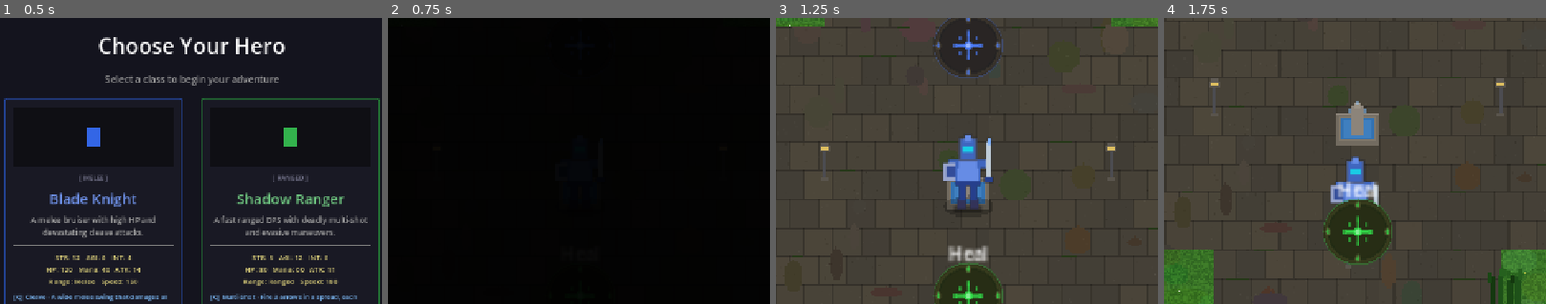
Above: before the commit, frames 1-4 (left to right).
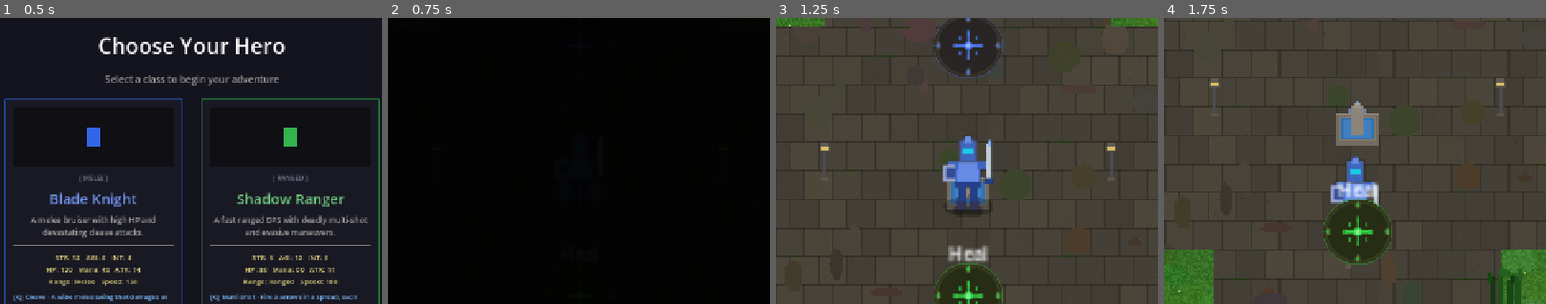
Above: after the commit, the same moments.

Repository: slxny/legends-open-rpg
Game: Godot game, scene res://scenes/main.tscn
Two runs of this game, one before a commit and one after it. Both use one fixed random seed, a clock stepped at 60 frames per second and the inputs below.
Inputs (mouse positions are % of the whole screen's width and height, from its top left):
- Up to frame 1 (0.5 s): no input
- Up to frame 2 (0.75 s): click "SELECT" at 0.5 s
- Up to frame 3 (1.25 s): no input
- Up to frame 4 (1.75 s): tap Enter at 1.25 s; drag from (7, 92) to (50, 66) at 1.27 s
The pictures show only the part of the screen within x 25-75%, y 17-67%; the shares and areas given below are measured in that part.

Frame 1 is identical in both runs. In frame 3, 0.5% of the frame differs, in the area x 43-57%, y 41-60%; in frame 4, nothing differs.

Commit message:
Add hero idle animations and flickering wall torches
Hero idle animations:
- Subtle breathing loop (scale pulse) when standing still
- Random fidgets every 4-9 seconds: look around, weapon check,
  stretch, head scratch
- Properly stops on movement or attack without conflicting with
  existing tween-based combat animations

Fortress wall torches:
- New wall_torch sprite (8x16 bracket + layered flame)
- Placed every 84px along all four fortress walls (skipping gates)
- Each torch has a 3-phase flickering animation with randomized
  durations so they don't sync up

https://claude.ai/code/session_012os551rq58VMUGcUPanefS

Diff:
--- a/scenes/player/player.gd
+++ b/scenes/player/player.gd
@@ -46,6 +46,13 @@
 var _slow_factor: float = 1.0  # 1.0 = normal, < 1.0 = slowed
 var _slow_timer: float = 0.0
 var _effect_vfx: Sprite2D = null  # Visual indicator for active status effect
+
+# Idle animations — breathing and random fidgets when standing still
+var _idle_breathe_tween: Tween = null
+var _idle_fidget_tween: Tween = null
+var _idle_time: float = 0.0
+var _idle_fidget_next: float = 0.0  # Countdown to next fidget
+var _is_idle_animating: bool = false  # True during a fidget animation
 
 # Sprite upgrade milestones: level -> texture key suffix
 const SPRITE_UPGRADE_LEVELS: Array[int] = [5, 10, 15, 20, 25, 30, 35, 40, 45, 50]
@@ -380,12 +387,23 @@
 
 func _update_walk_anim(delta: float) -> void:
 	if _is_attack_animating:
-		return  # Attack tweens own the sprite
+		# Kill idle tweens but don't reset transforms — attack tween owns them
+		if _idle_breathe_tween and _idle_breathe_tween.is_valid():
+			_idle_breathe_tween.kill()
+			_idle_breathe_tween = null
+		if _idle_fidget_tween and _idle_fidget_tween.is_valid():
+			_idle_fidget_tween.kill()
+			_idle_fidget_tween = null
+		_is_idle_animating = false
+		_idle_time = 0.0
+		return
 
 	var speed_ratio = velocity.length() / max(stats.get_total_move_speed(), 1.0)
 	var frames = _walk_frames.get(_facing_cat, []) as Array
 
 	if speed_ratio > 0.15 and frames.size() == 3:
+		# Moving — stop idle animations and reset transforms
+		_stop_idle_anims()
 		# Advance walk timer — speed scales the animation rate
 		_walk_anim_time += delta * WALK_FPS * clampf(speed_ratio, 0.5, 1.2)
 		# 4-frame cycle: idle(0) -> stride1(1) -> passing(2) -> stride2(3)
@@ -404,6 +422,81 @@
 			_walk_anim_time = 0.0
 			if _idle_texture:
 				sprite.texture = _idle_texture
+		# Idle animations — breathing + occasional fidgets
+		_idle_time += delta
+		if not _idle_breathe_tween or not _idle_breathe_tween.is_valid():
+			_start_idle_breathe()
+		_idle_fidget_next -= delta
+		if _idle_fidget_next <= 0.0 and not _is_idle_animating:
+			_play_idle_fidget()
+			_idle_fidget_next = randf_range(4.0, 9.0)
+
+func _stop_idle_anims() -> void:
+	var was_active = _is_idle_animating or (_idle_breathe_tween and _idle_breathe_tween.is_valid())
+	if _idle_breathe_tween and _idle_breathe_tween.is_valid():
+		_idle_breathe_tween.kill()
+		_idle_breathe_tween = null
+	if _idle_fidget_tween and _idle_fidget_tween.is_valid():
+		_idle_fidget_tween.kill()
+		_idle_fidget_tween = null
+	if was_active:
+		sprite.scale = Vector2.ONE
+		sprite.position = Vector2.ZERO
+	_is_idle_animating = false
+	_idle_time = 0.0
+	_idle_fidget_next = randf_range(4.0, 9.0)
+
+func _start_idle_breathe() -> void:
+	if _idle_breathe_tween and _idle_breathe_tween.is_valid():
+		return
+	_idle_breathe_tween = create_tween().set_loops()
+	_idle_breathe_tween.tween_property(sprite, "scale", Vector2(1.02, 0.98), 0.9).set_trans(Tween.TRANS_SINE)
+	_idle_breathe_tween.tween_property(sprite, "scale", Vector2(0.99, 1.01), 0.9).set_trans(Tween.TRANS_SINE)
+
+func _play_idle_fidget() -> void:
+	if _is_attack_animating or _is_idle_animating:
+		return
+	_is_idle_animating = true
+	# Pause breathing while fidgeting (both modify scale)
+	if _idle_breathe_tween and _idle_breathe_tween.is_valid():
+		_idle_breathe_tween.kill()
+		_idle_breathe_tween = null
+	_idle_fidget_tween = create_tween()
+	var fidget = randi() % 4
+	match fidget:
+		0:  # Look around — glance to one side then back
+			var orig_flip = sprite.flip_h
+			_idle_fidget_tween.tween_interval(0.1)
+			_idle_fidget_tween.tween_callback(func(): sprite.flip_h = not orig_flip)
+			_idle_fidget_tween.tween_interval(0.7)
+			_idle_fidget_tween.tween_callback(func(): sprite.flip_h = orig_flip)
+		1:  # Weapon ready — quick draw check and sheathe
+			_idle_fidget_tween.tween_property(sprite, "position", Vector2(0, -2), 0.1)
+			_idle_fidget_tween.parallel().tween_property(sprite, "scale", Vector2(1.05, 0.97), 0.1)
+			_idle_fidget_tween.tween_interval(0.35)
+			_idle_fidget_tween.tween_property(sprite, "position", Vector2.ZERO, 0.15)
+			_idle_fidget_tween.parallel().tween_property(sprite, "scale", Vector2.ONE, 0.15)
+		2:  # Stretch — reach up then settle
+			_idle_fidget_tween.tween_property(sprite, "scale", Vector2(0.92, 1.08), 0.25).set_trans(Tween.TRANS_SINE)
+			_idle_fidget_tween.parallel().tween_property(sprite, "position", Vector2(0, -2), 0.25)
+			_idle_fidget_tween.tween_interval(0.15)
+			_idle_fidget_tween.tween_property(sprite, "scale", Vector2(1.04, 0.96), 0.15)
+			_idle_fidget_tween.parallel().tween_property(sprite, "position", Vector2(0, 1), 0.15)
+			_idle_fidget_tween.tween_property(sprite, "scale", Vector2.ONE, 0.2)
+			_idle_fidget_tween.parallel().tween_property(sprite, "position", Vector2.ZERO, 0.2)
+		3:  # Head scratch — lean to one side with small oscillations
+			_idle_fidget_tween.tween_property(sprite, "position", Vector2(2, -1), 0.12)
+			_idle_fidget_tween.parallel().tween_property(sprite, "scale", Vector2(1.03, 0.98), 0.12)
+			_idle_fidget_tween.tween_property(sprite, "position", Vector2(2, 0), 0.08)
+			_idle_fidget_tween.tween_property(sprite, "position", Vector2(2, -1), 0.08)
+			_idle_fidget_tween.tween_property(sprite, "position", Vector2(2, 0), 0.08)
+			_idle_fidget_tween.tween_property(sprite, "position", Vector2.ZERO, 0.15)
+			_idle_fidget_tween.parallel().tween_property(sprite, "scale", Vector2.ONE, 0.15)
+	# Resume breathing after fidget completes
+	_idle_fidget_tween.tween_callback(func():
+		_is_idle_animating = false
+		_start_idle_breathe()
+	)
 
 const ZOOM_MIN := Vector2(1.5, 1.5)
 const ZOOM_MAX := Vector2(5.0, 5.0)
--- a/scenes/world/regions/havens_rest.gd
+++ b/scenes/world/regions/havens_rest.gd
@@ -378,6 +378,15 @@
 	_add_town_building(town, Vector2(280, -220), "chapel_building")
 	_add_building_label(town, Vector2(280, -190), "Chapel")
 
+	# ---- Wall torches along the fortress walls ----
+	for wx in range(-420, 421, 84):
+		_add_wall_torch(town, Vector2(wx, -375))   # North wall
+		_add_wall_torch(town, Vector2(wx, 365))    # South wall
+	for wy in range(-320, 321, 84):
+		if abs(wy) > 70:  # Skip gate openings
+			_add_wall_torch(town, Vector2(-475, wy))  # West wall
+			_add_wall_torch(town, Vector2(455, wy))    # East wall
+
 	# ---- Lamp posts along the main roads ----
 	for lx in [-160, -80, 80, 160]:
 		_add_town_building(town, Vector2(lx, -5), "lamp_post")
@@ -434,6 +443,25 @@
 	label.horizontal_alignment = HORIZONTAL_ALIGNMENT_CENTER
 	label.custom_minimum_size = Vector2(50, 0)
 	parent.add_child(label)
+
+func _add_wall_torch(parent: Node2D, pos: Vector2) -> void:
+	var spr = Sprite2D.new()
+	spr.position = pos
+	spr.texture_filter = CanvasItem.TEXTURE_FILTER_NEAREST
+	spr.texture = SpriteGenerator.get_texture("wall_torch")
+	spr.z_index = 1
+	parent.add_child(spr)
+	# Flickering animation — randomized durations so torches don't sync
+	var tween = spr.create_tween().set_loops()
+	var d1 = randf_range(0.12, 0.22)
+	var d2 = randf_range(0.1, 0.2)
+	var d3 = randf_range(0.08, 0.18)
+	tween.tween_property(spr, "modulate", Color(1.1, 0.9, 0.55), d1)
+	tween.parallel().tween_property(spr, "scale", Vector2(1.0, randf_range(0.9, 1.05)), d1)
+	tween.tween_property(spr, "modulate", Color(1.0, 0.75, 0.4), d2)
+	tween.parallel().tween_property(spr, "scale", Vector2(0.95, randf_range(0.85, 1.0)), d2)
+	tween.tween_property(spr, "modulate", Color(1.2, 0.85, 0.45), d3)
+	tween.parallel().tween_property(spr, "scale", Vector2(1.05, randf_range(0.95, 1.1)), d3)
 
 # ============================================================
 # DECORATIONS: Dense SC:BW jungle foliage
--- a/scripts/autoloads/sprite_generator.gd
+++ b/scripts/autoloads/sprite_generator.gd
@@ -47,8 +47,8 @@
 	names.append_array(["town_wall_h", "watch_tower", "town_fountain",
 		"shop_building", "armory_building", "inn_building", "barracks_building",
 		"stable_building", "chapel_building", "tavern_building",
-		"crate_stack", "barrel", "well", "lamp_post", "woodworking_bench",
-		"town_hall", "landing_pad"])
+		"crate_stack", "barrel", "well", "lamp_post", "wall_torch",
+		"woodworking_bench", "town_hall", "landing_pad"])
 	# Environment decorations
 	names.append_array(["tree_jungle", "tree_small", "tree_dead", "rock",
 		"rock_large", "bush", "flowers", "grass_tuft", "grass_tuft_tall",
@@ -133,8 +133,8 @@
 	for n in ["shop_building", "armory_building", "town_hall", "landing_pad", "hatchery",
 			"barracks_building", "inn_building", "watch_tower", "town_fountain",
 			"stable_building", "chapel_building", "tavern_building",
-			"crate_stack", "barrel", "well", "lamp_post", "town_wall_h",
-			"woodworking_bench"]:
+			"crate_stack", "barrel", "well", "lamp_post", "wall_torch",
+			"town_wall_h", "woodworking_bench"]:
 		_asset_dirs[n] = "buildings"
 	# Beacons
 	for n in ["beacon_green", "beacon_yellow", "beacon_blue", "beacon_red", "beacon_cyan"]:
@@ -2869,6 +2869,20 @@
 	_fill_rect(img, 3, 2, 4, 2, Color(0.38, 0.36, 0.33))
 	textures["lamp_post"] = ImageTexture.create_from_image(img)
 
+func _gen_wall_torch() -> void:
+	var img = Image.create(8, 16, false, Image.FORMAT_RGBA8)
+	img.fill(Color(0, 0, 0, 0))
+	# Bracket / mount plate
+	_fill_rect(img, 3, 9, 2, 5, Color(0.35, 0.3, 0.25))
+	_fill_rect(img, 2, 13, 4, 2, Color(0.4, 0.35, 0.3))
+	# Bowl / holder
+	_fill_rect(img, 1, 7, 6, 3, Color(0.45, 0.38, 0.3))
+	# Flame — layered for depth
+	_fill_rect(img, 2, 3, 4, 5, Color(1.0, 0.7, 0.2, 0.9))
+	_fill_rect(img, 3, 1, 2, 4, Color(1.0, 0.85, 0.3, 0.8))
+	_fill_rect(img, 3, 5, 2, 2, Color(1.0, 0.5, 0.1, 0.9))
+	textures["wall_torch"] = ImageTexture.create_from_image(img)
+
 func _gen_town_wall_h() -> void:
 	var img = Image.create(40, 14, false, Image.FORMAT_RGBA8)
 	img.fill(Color(0, 0, 0, 0))
